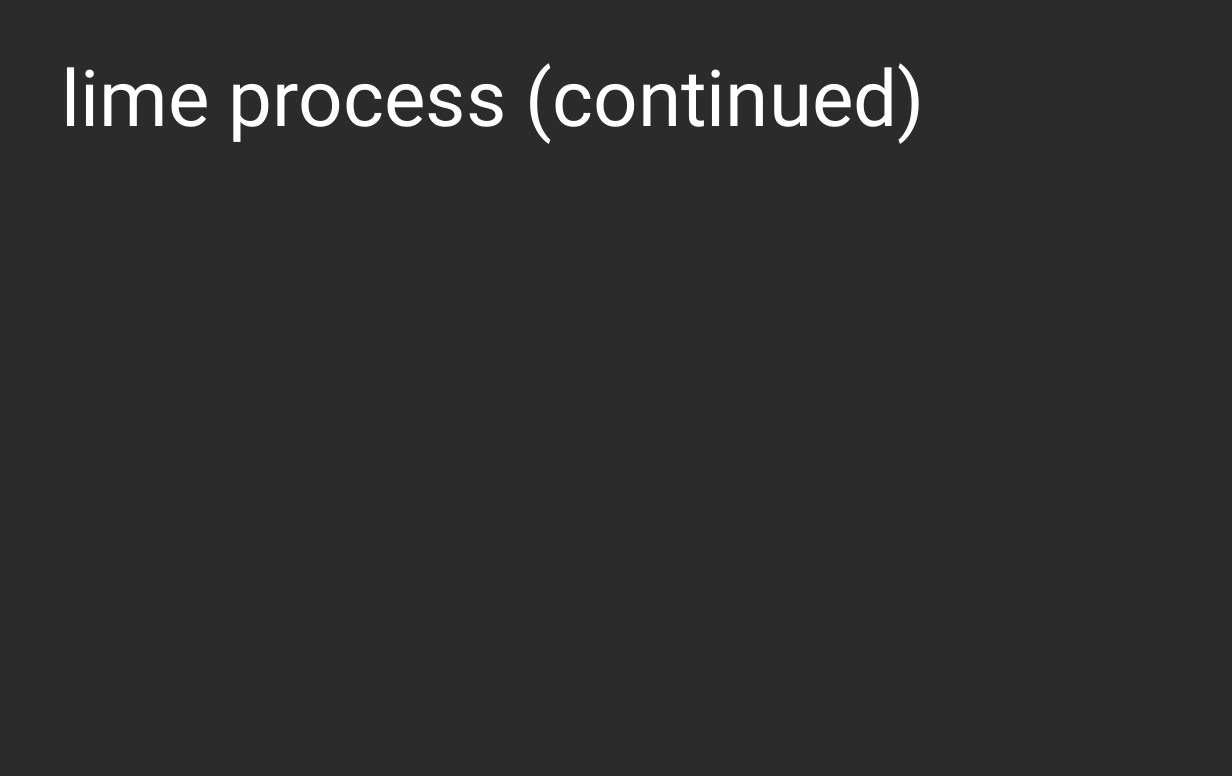
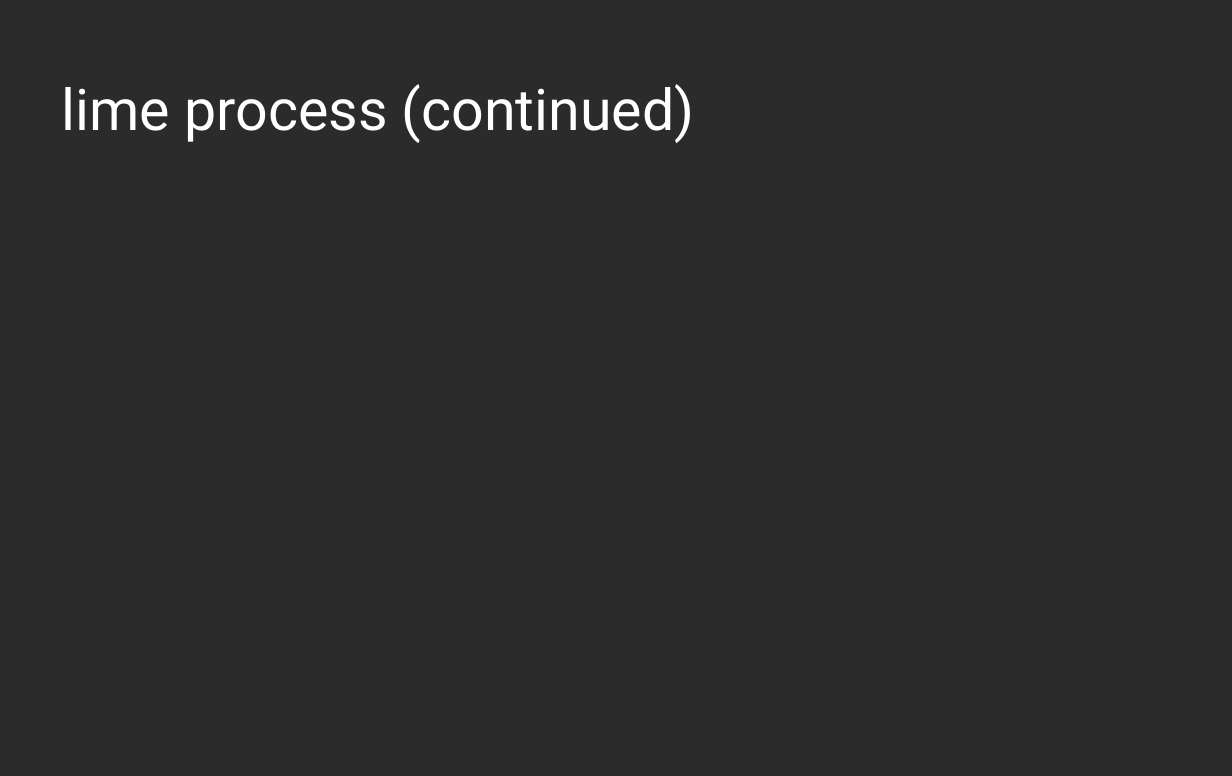
Before and after one commit to mattdube/stl-rug_lime, a slide deck: slide 8 of Slides/stl-rug_lime_01092019.odp. Drawn at 1232x776 pixels with LibreOffice and Linux fonts; fonts in the diff are those of the drawing; background and template pictures are left out; a plain dark background stands for a picture behind light text. Boxes give left, top, right and bottom in pixels: in the first picture for what was removed or moved away, otherwise in the second. Text is boxed around its words. In the diff, an @@ line names an element or a change of style, - is before the commit and + after.

```diff
--- a/Slides/stl-rug_lime_01092019.odp
+++ b/Slides/stl-rug_lime_01092019.odp
@@ title "lime process (continued)" at box(62, 84, 695, 143): size 60 to 44 pt @@
```
